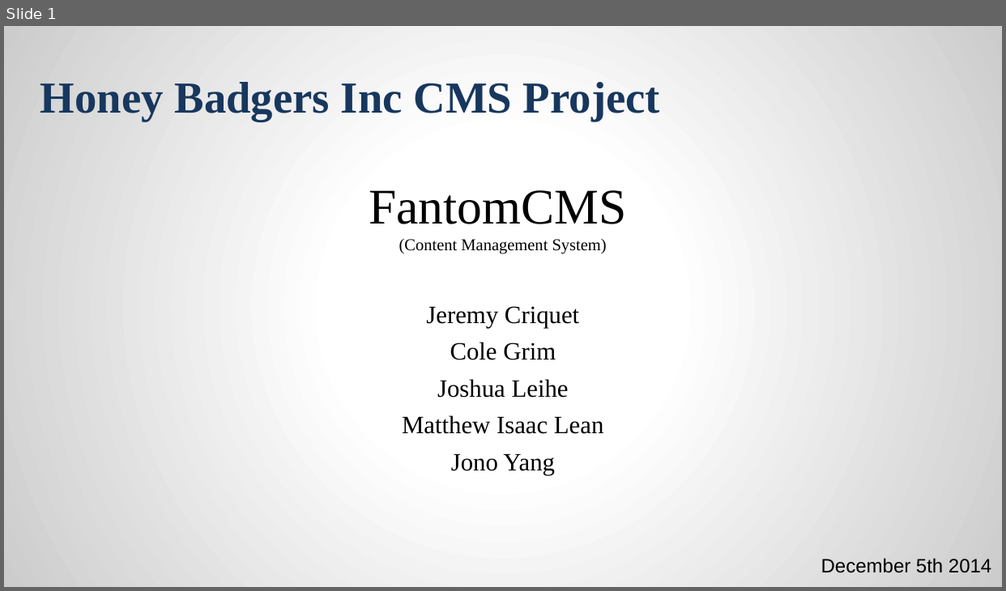
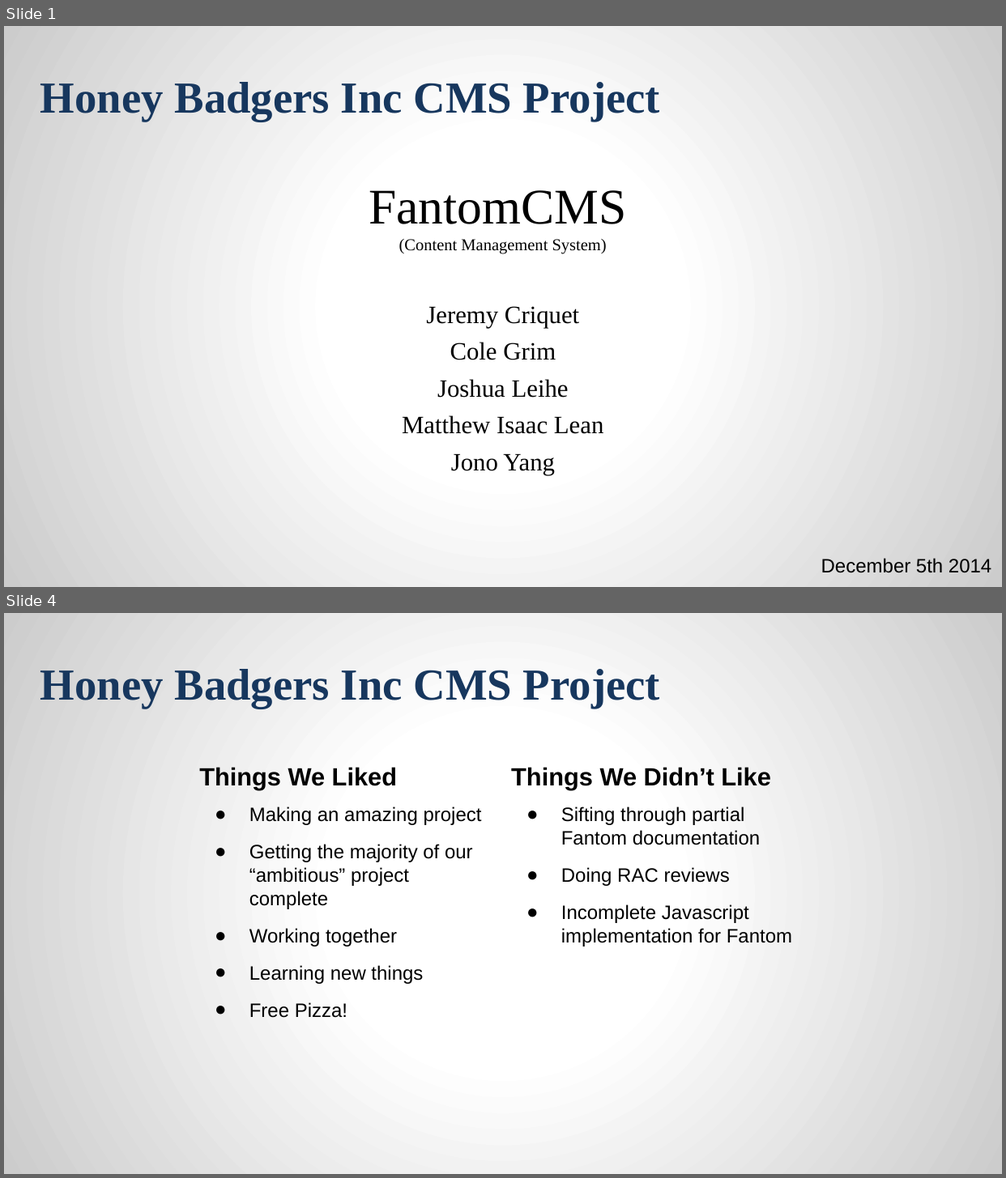
Before and after one commit to jcriquet/FantomCMS, a slide deck: doc/HoneyBadgersFinalPresentation.pptx. Shown one above the other, each under a label of ours: slide 1 before the commit, slides 1 and 4 after it; the slides between them are not shown. The pictures are 1006x591 and 1006x1178 pixels, drawn with LibreOffice and Linux fonts; fonts in the diff are those of the drawing; background and template pictures are left out. Boxes give left, top, right and bottom in pixels: in the first picture for what was removed or moved away, otherwise in the second. Text is boxed around its words. In the diff, an @@ line names an element or a change of style, - is before the commit and + after.

```diff
--- a/doc/HoneyBadgersFinalPresentation.pptx
+++ b/doc/HoneyBadgersFinalPresentation.pptx
@@ slide 4 added at [4, 613, 1002, 1174], background gradient #FFFFFF to #CCCCCC; not listed: 1 template element that a slide beside it also shows @@
@@ text added at [199, 767, 397, 790], 18 pt, text #000000, bold @@
+Things We Liked
@@ text added at [511, 767, 771, 790], 18 pt, text #000000, bold @@
+Things We Didn’t Like
@@ text added at [249, 807, 482, 1018], 14 pt, text #000000 @@
+● Making an amazing project
+● Getting the majority of our “ambitious” project complete
+● Working together
+● Learning new things
+● Free Pizza!
@@ text added at [561, 807, 792, 947], 14 pt, text #000000 @@
+● Sifting through partial Fantom documentation
+● Doing RAC reviews
+● Incomplete Javascript implementation for Fantom
```
Also in this commit, not shown: 7 slides changed, 3 other slides added, 3 slides removed, 1 other file.
